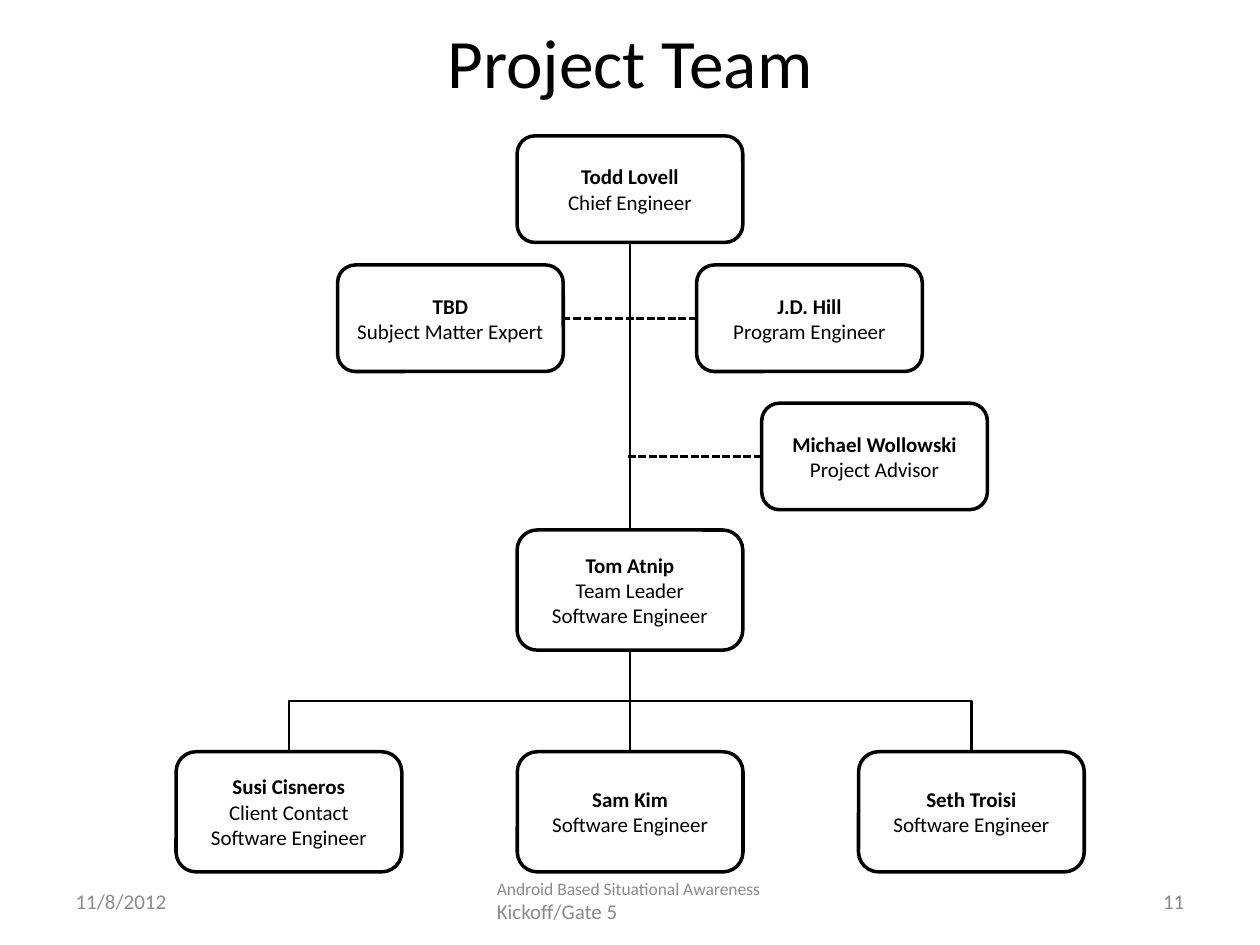
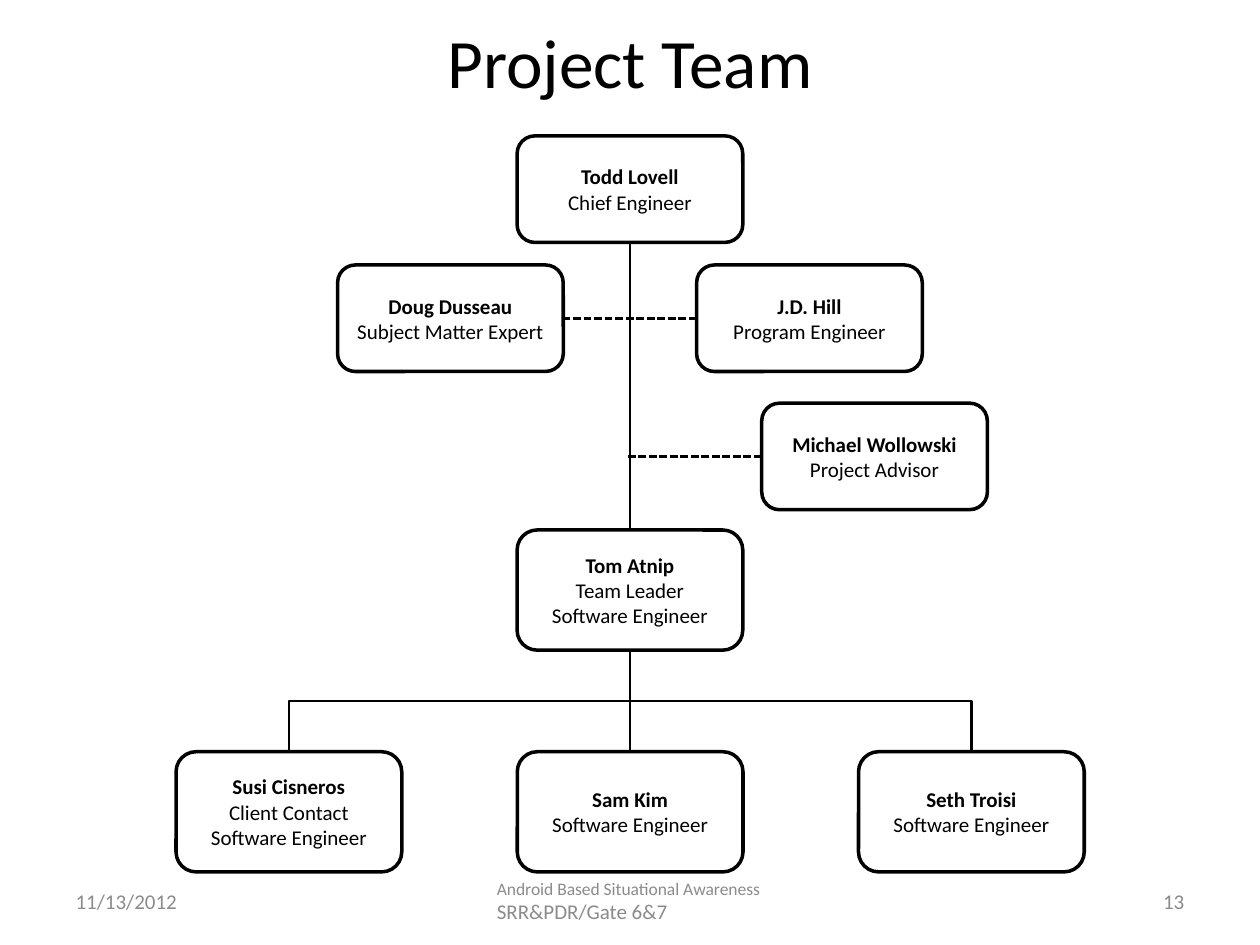
Before and after one commit to atniptw/Senior-Project, a slide deck: slide 13 of Documents/PowerPoints/Senior Design Project - Gate 6 1.0.pptx (slide 11 before the commit). Drawn at 1260x945 pixels with LibreOffice and Linux fonts; fonts in the diff are those of the drawing. Boxes give left, top, right and bottom in pixels: in the first picture for what was removed or moved away, otherwise in the second. Text is boxed around its words. In the diff, an @@ line names an element or a change of style, - is before the commit and + after.

```diff
--- a/Documents/PowerPoints/Senior Design Project - Gate 6 1.0.pptx
+++ b/Documents/PowerPoints/Senior Design Project - Gate 6 1.0.pptx
@@ text in rounded rectangle at (388,300,512,318): text changed @@
-TBD
+Doug Dusseau
@@ text at (76,894,177,910): text changed @@
-11/8/2012
+11/13/2012
@@ text at (497,883,760,920): text changed @@
-Android Based Situational Awareness Kickoff/Gate 5
+Android Based Situational Awareness SRR&PDR/Gate 6&7
@@ page number at (1163,895,1184,909): text changed @@
-11
+13
```
Also in this commit, not shown: 11 other slides changed, 2 slides added, 5 other files.
